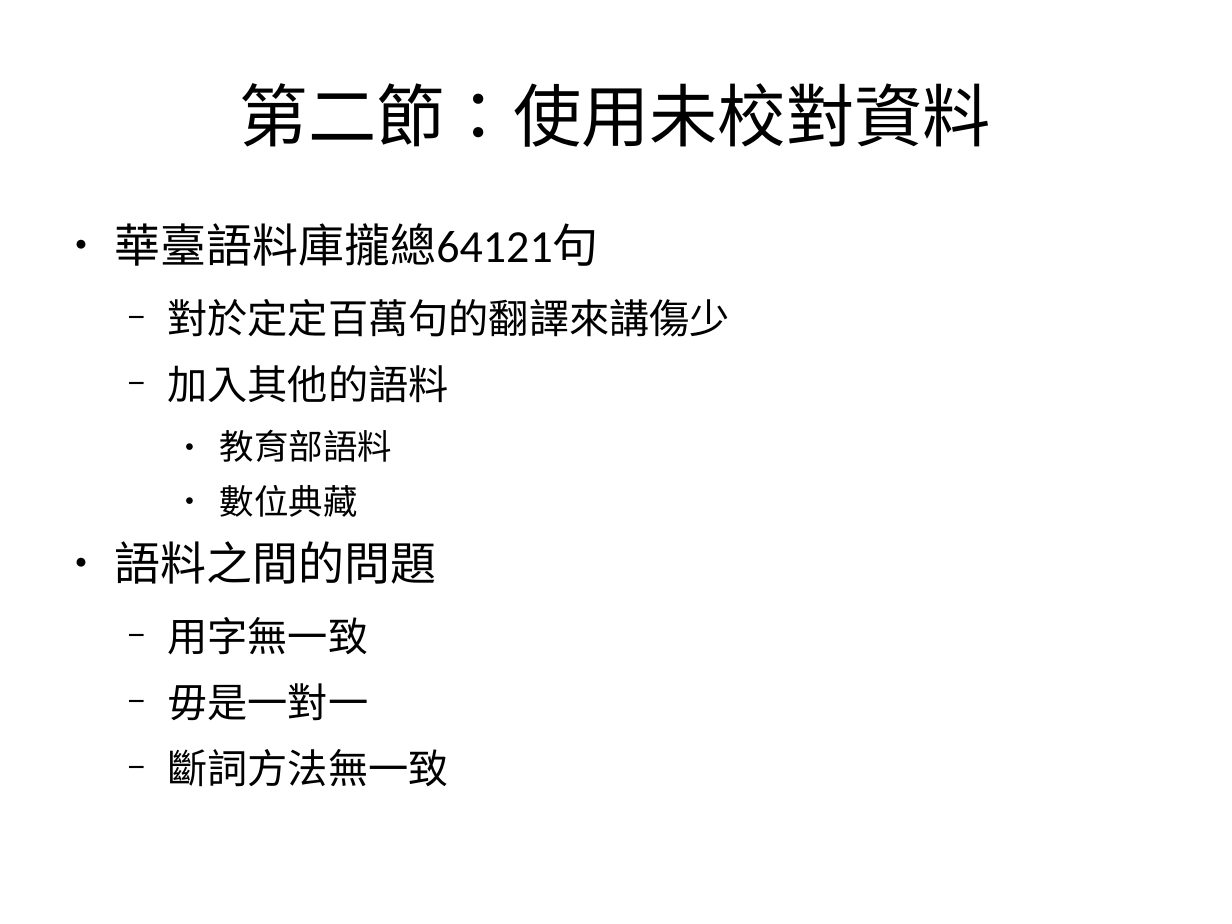
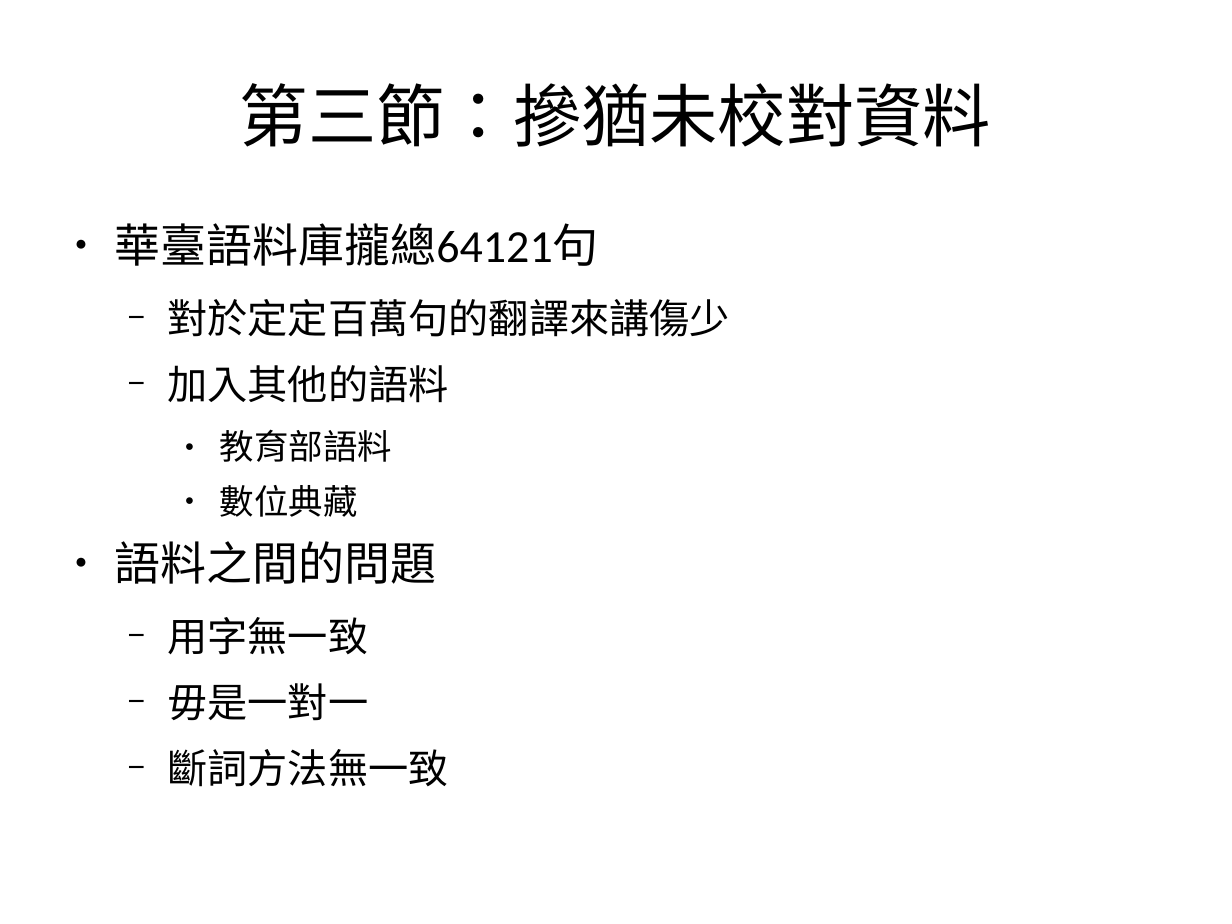
Before and after one commit to sih4sing5hong5/po3-ko3_tau5-iann2-phinn3, a slide deck: slide 14 of 翻譯報告.odp (slide 13 before the commit). Drawn at 1232x924 pixels with LibreOffice and Linux fonts; fonts in the diff are those of the drawing. Boxes give left, top, right and bottom in pixels: in the first picture for what was removed or moved away, otherwise in the second. Text is boxed around its words. In the diff, an @@ line names an element or a change of style, - is before the commit and + after.

```diff
--- a/翻譯報告.odp
+++ b/翻譯報告.odp
@@ title at (240,83,991,147): text changed @@
-第二節：使用未校對資料
+第三節：摻猶未校對資料
```
Also in this commit, not shown: 9 other slides changed, 6 slides added, 3 slides removed.
